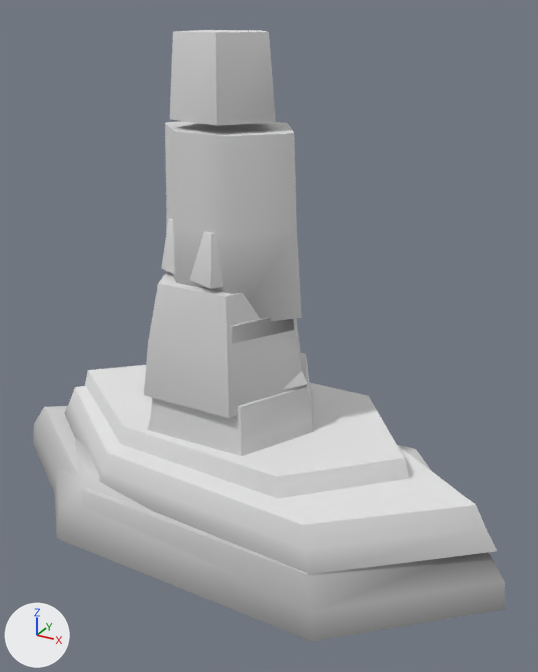
Two versions of the glTF model assets/models/butte.glb, one commit apart.
Rendered twice from a camera (50 mm lens) standing at (44.4, -71.5, 62.6) and looking at (4.7, 0.7, 26.5). Lighting does not change. The marker at lower left points along +X, +Y and +Z. The first picture is the older version. Vertices at exactly the same position are counted once.

The first picture shows 'Butte_A', 'Butte_B', 'Butte_C', 'Mesa_A', 'Mesa_B'.
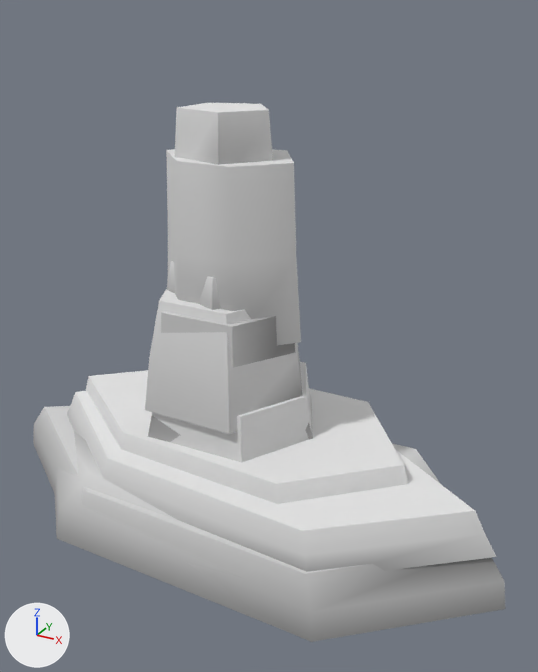
Pixel boxes [x1, y1, x2, y2] of what changed, in the pictures (538 x 672 px; the box of a moved part takes in the faces that stretch with it):
'Mesa_B', reshaped: before [33, 386, 505, 642]; after [33, 391, 505, 642]
'Butte_C', reshaped (16% shorter): before [165, 30, 302, 344]; after [161, 103, 301, 368]
'Mesa_A', reshaped: before [55, 365, 409, 630]; after [55, 370, 408, 630]
'Butte_B', reshaped, recoloured (9% shorter): before [144, 219, 303, 418]; after [145, 261, 313, 442]
part 1 of me_butte_b, moved or reshaped: before [144, 271, 303, 418]; after [145, 289, 302, 434]
part 2 of me_butte_b, moved or reshaped: before [161, 219, 223, 289]; after [167, 261, 220, 310]
part 3 of me_butte_b, recoloured: before [144, 220, 298, 418]; after [145, 262, 298, 434]
part 4 of me_butte_b, recoloured: after [148, 416, 313, 442]
part 5 of me_butte_b, recoloured: before [145, 234, 303, 418]; after [146, 278, 302, 434]
part 6 of me_butte_c, moved or reshaped: before [165, 121, 302, 321]; after [166, 149, 301, 345]
part 7 of me_butte_c, moved or reshaped: before [170, 30, 276, 126]; after [175, 103, 273, 165]
part 8 of me_butte_c, edited (looks the same): [176, 128, 296, 235] in both
part 9 of me_butte_c, recoloured: before [172, 33, 302, 344]; after [161, 111, 301, 365]
part 10 of me_mesa_a, moved or reshaped: before [85, 365, 409, 498]; after [86, 370, 408, 504]
part 11 of me_mesa_b, moved or reshaped: before [64, 386, 497, 575]; after [67, 391, 496, 572]

What changed in the scene script:
```text
Change me_butte_b:
    used by ob_butte_b; location = (0.0, 0.0, 0.0)
    remove me_butte_b.from_pydata(...)  # 46 vertices, 80 faces; spans x -13.5..13.5, y -10.9..10.9, z 0.0..40.3
    add me_butte_b.from_pydata(...)  # 46 vertices, 80 faces; spans x -13.5..13.5, y -10.9..10.9, z 0.0..35.2
    me_butte_b part 1: the loose piece of 18 vertices spanning x -11.1..9.8, y -9.0..9.6, z 20.0..33.8 is moved by (0.0, 0.0, -2.1)
    me_butte_b part 2: the loose piece of 10 vertices spanning x -7.7..6.9, y -6.8..6.4, z 34.4..40.3 is moved by (0.0, 0.0, -5.1)
    me_butte_b part 3: 26 faces centred in x -9.3..6.7, y -8.4..8.6, z 24.6..38.3 are repainted in the vertex colours; the middle colour goes from white #eaeaea to white #ececec
    me_butte_b part 4: 19 faces centred in x -11.2..10.4, y -9.9..10.6, z 3.4..20.3 are repainted in the vertex colours; the middle colour goes from grey #a7a7a7 to grey #a8a8a8
    me_butte_b part 5: 19 faces centred in x -9.2..7.8, y -8.6..8.6, z 20.0..36.4 are repainted in the vertex colours; the middle colour goes from light grey #e2e2e2 to light grey #d4d4d4
Change me_butte_c:
    used by ob_butte_c; location = (0.0, 0.0, 0.0)
    remove me_butte_c.from_pydata(...)  # 46 vertices, 80 faces; spans x -9.9..9.9, y -8.8..8.8, z 0.0..60.5
    add me_butte_c.from_pydata(...)  # 46 vertices, 80 faces; spans x -9.9..9.9, y -8.8..8.8, z 0.0..52.8
    me_butte_c part 6: the loose piece of 18 vertices spanning x -9.9..9.3, y -5.8..7.5, z 30.0..50.7 is moved by (0.0, 0.0, -3.1)
    me_butte_c part 7: the loose piece of 10 vertices spanning x -5.5..5.8, y -4.8..5.5, z 51.6..60.5 is moved by (0.0, 0.0, -7.6)
    me_butte_c part 8: 26 faces centred in x -7.6..7.3, y -5.2..6.9, z 36.9..57.5 are repainted in the vertex colours; the middle colour goes from white #eaeaea to white #ececec
    me_butte_c part 9: 19 faces centred in x -7.8..7.2, y -7.6..7.9, z 20.3..54.6 are repainted in the vertex colours; the middle colour goes from light grey #dadada to light grey #cbcbcb
Change me_mesa_a:
    used by ob_mesa_a; location = (0.0, 0.0, 0.0)
    remove me_mesa_a.from_pydata(...)  # 36 vertices, 64 faces; spans x -33.8..33.8, y -16.5..16.5, z 0.0..15.2
    add me_mesa_a.from_pydata(...)  # 36 vertices, 64 faces; spans x -33.8..33.8, y -16.5..16.5, z 0.0..14.3
    me_mesa_a part 10: the loose piece of 18 vertices spanning x -27.2..25.2, y -11.3..13.6, z 9.0..15.2 is moved by (0.0, 0.0, -0.9)
Change me_mesa_b:
    used by ob_mesa_b; location = (0.0, 0.0, 0.0)
    remove me_mesa_b.from_pydata(...)  # 36 vertices, 64 faces; spans x -36.5..36.5, y -16.1..16.1, z 0.0..12.7
    add me_mesa_b.from_pydata(...)  # 36 vertices, 64 faces; spans x -36.5..36.5, y -16.1..16.1, z 0.0..11.9
    me_mesa_b part 11: the loose piece of 18 vertices spanning x -29.0..34.6, y -14.6..13.3, z 7.5..12.7 is moved by (0.0, 0.0, -0.8)
```
